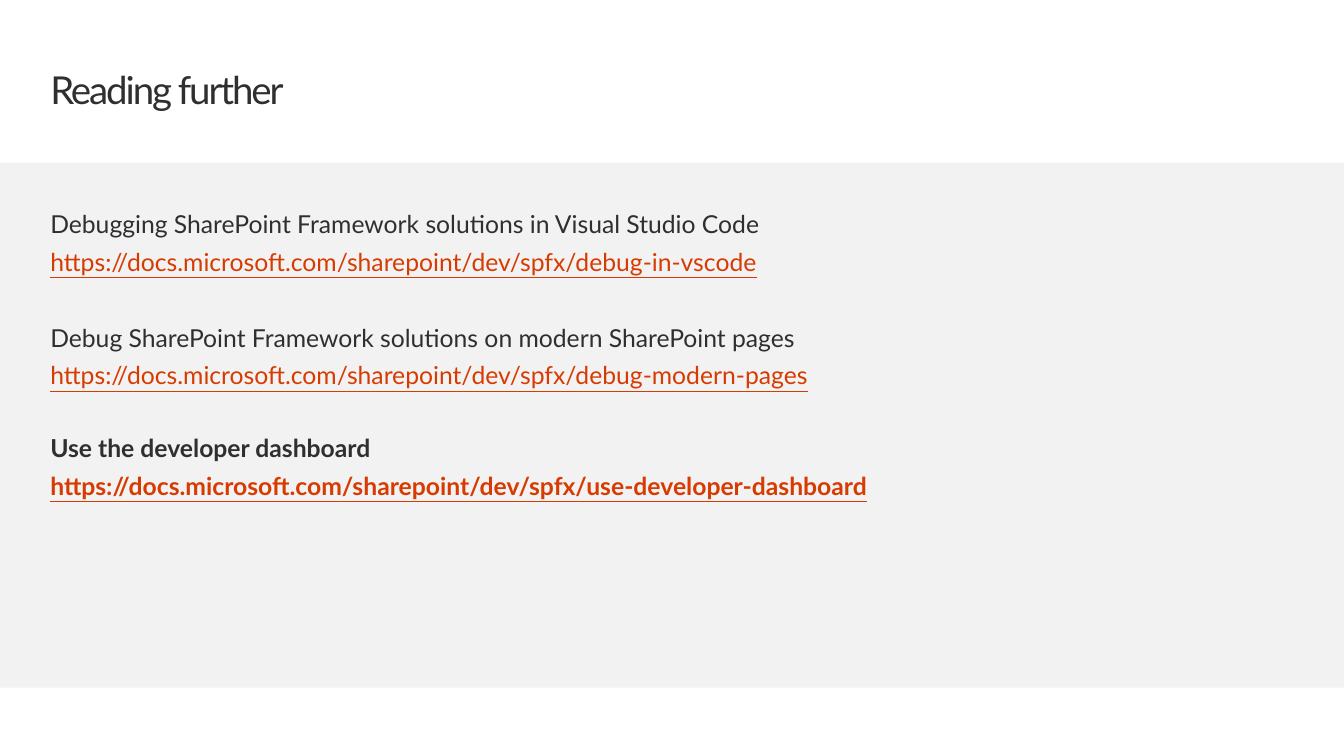
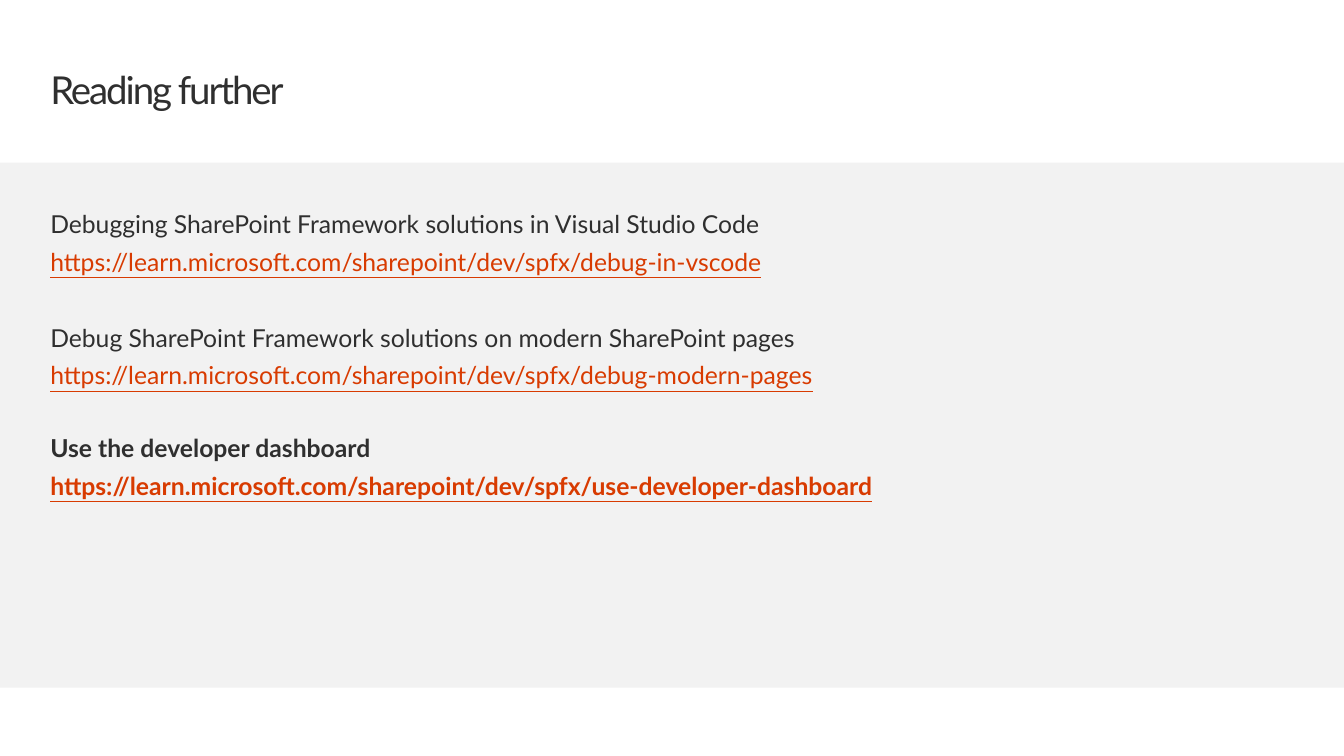
Before and after one commit to SharePoint/sp-dev-training-spfx-web-parts, a slide deck: slide 11 of 02-testing.pptx. Drawn at 1344x756 pixels with LibreOffice and Linux fonts; fonts in the diff are those of the drawing; background and template pictures are left out. Boxes give left, top, right and bottom in pixels: in the first picture for what was removed or moved away, otherwise in the second. Text is boxed around its words. In the diff, an @@ line names an element or a change of style, - is before the commit and + after.

```diff
--- a/02-testing.pptx
+++ b/02-testing.pptx
@@ text at (50,252,761,276): text changed @@
-https://docs.microsoft.com/sharepoint/dev/spfx/debug-in-vscode
+https://learn.microsoft.com/sharepoint/dev/spfx/debug-in-vscode
@@ text at (50,365,812,389): text changed @@
-https://docs.microsoft.com/sharepoint/dev/spfx/debug-modern-pages
+https://learn.microsoft.com/sharepoint/dev/spfx/debug-modern-pages
@@ text at (50,476,872,499): text changed @@
-https://docs.microsoft.com/sharepoint/dev/spfx/use-developer-dashboard
+https://learn.microsoft.com/sharepoint/dev/spfx/use-developer-dashboard
```
Also in this commit, not shown: 25 other files.
